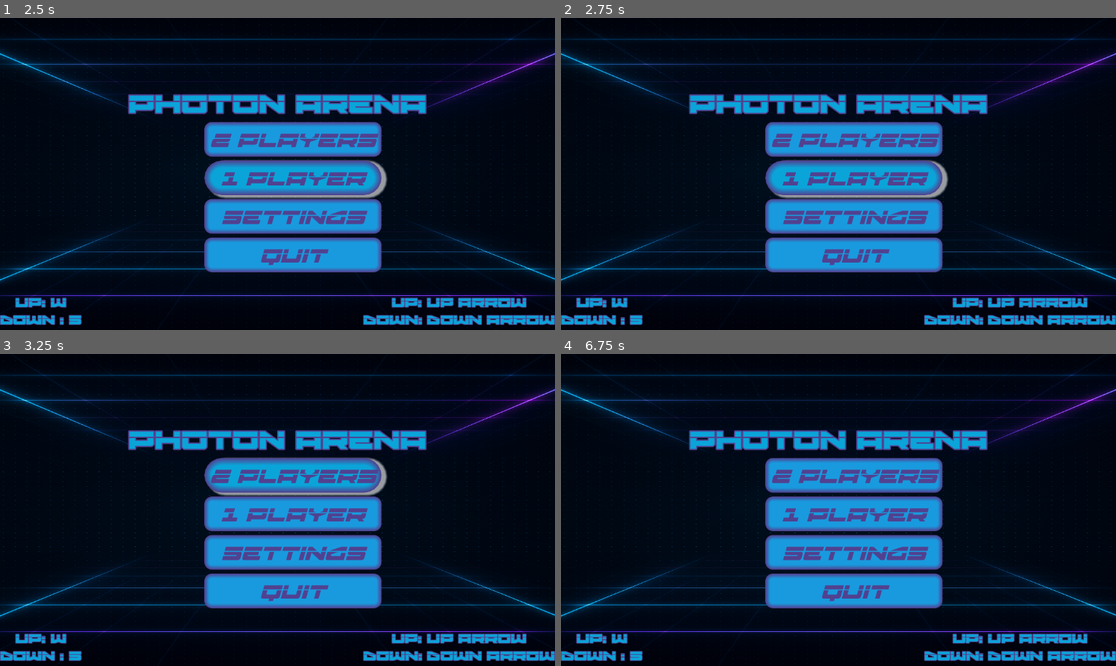
Above: before the commit, frames 1-4 (two rows, left to right).
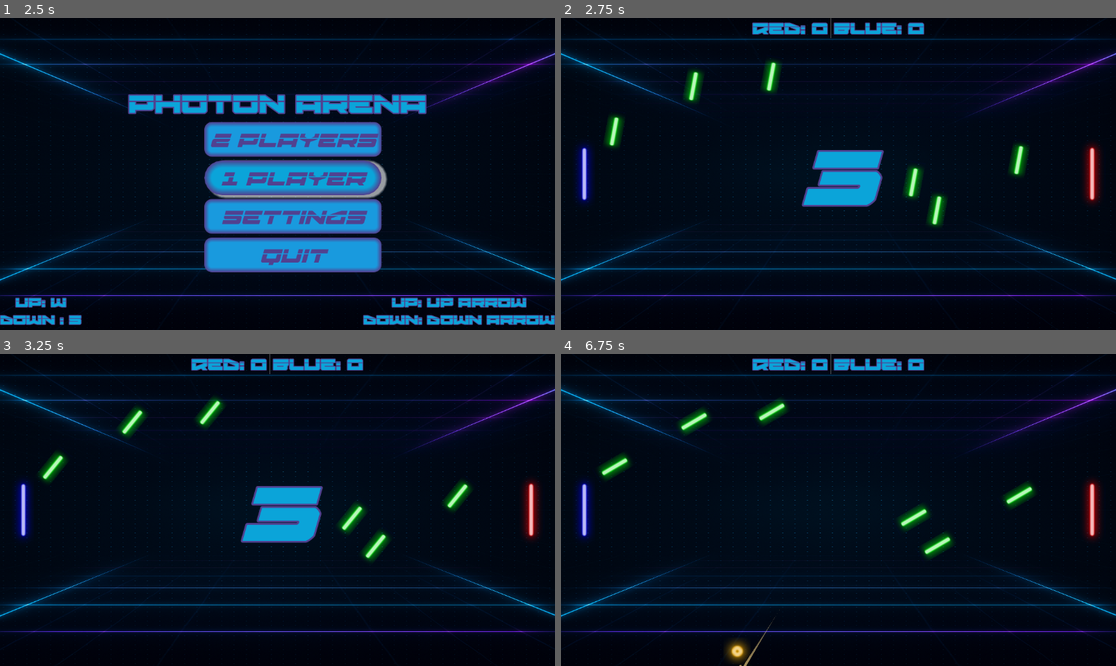
Above: after the commit, the same moments.

Repository: Nierro89/Photon-Arena
Game: Godot game, scene res://Scenes/main_menu.tscn
Same seed, same stepped clock (60 frames per second), same inputs: the game is played once before the commit and once after it.
Inputs (mouse positions are in pixels of both pictures, inside the frame that each line leads up to):
- Up to frame 1 (2.5 s): click "2 Players" at 0.5 s; click "1 Player" at 1.25 s; click "1 Player" at 2 s
- Up to frame 2 (2.75 s): no input
- Up to frame 3 (3.25 s): click (294, 475) at 2.75 s, where only the run before the commit has a clickable "2 Players"
- Up to frame 4 (6.75 s): click (855, 475) at 3.5 s, where only the run before the commit has a clickable "2 Players"; click (855, 513) at 4.25 s, where only the run before the commit has a clickable "1 Player"; click (855, 553) at 5 s, where only the run before the commit has a clickable "settings"; click (838, 563) at 5.75 s, where only the run before the commit has a clickable "return"; move the mouse to (960, 494) at 6.52 s

Frame 1 is identical in both runs. In frame 2, 23% of the frame differs, in the area x 0-100%, y 0-99%; in frame 3, 23%; in frame 4, 23%, in the area x 0-100%, y 0-100%.

Commit message:
Finished base single player option. Added basic AI tracking for CPU opponent.

Diff:
--- a/Scripts/main_menu.gd
+++ b/Scripts/main_menu.gd
@@ -17,8 +17,9 @@
 
 func start_game(mode: Global.GameMode):
 	AudioManager.fade_out(2.0)
+	Global.game_mode = mode
 	await get_tree().create_timer(2.0).timeout
-	get_tree().change_scene_to_file("res://Scene/main.tscn")
+	get_tree().change_scene_to_file("res://Scenes/main.tscn")
 
 
 func _on_quit_pressed():
--- a/Scripts/paddle.gd
+++ b/Scripts/paddle.gd
@@ -1,4 +1,5 @@
 extends CharacterBody2D
+@export var cpu_max_speed: float = 400.0
 
 #variables
 @export var PaddleID: int = 1
@@ -16,6 +17,9 @@
 
 #The process function runs every frame the game calls.
 func _process(_delta):
+	if PaddleID == 2 and Global.game_mode == Global.GameMode.SINGLE_PLAYER:
+		cpu_process(_delta)
+		return
 	if (Input.is_action_pressed("Up_" + str(PaddleID))):
 		global_position.y -= speed
 
@@ -27,3 +31,18 @@
 
 func reset():
 	global_position.y = get_viewport_rect().size.y / 2
+
+func cpu_process(delta: float):
+	var ball = get_tree().get_first_node_in_group("ball")
+	if ball == null:
+		return
+
+	var target_y: float
+	if ball.velocity.x > 0:
+		target_y = ball.global_position.y
+	else:
+		target_y = get_viewport_rect().size.y / 2.0
+
+	var diff = target_y - global_position.y
+	global_position.y += clamp(diff, -cpu_max_speed * delta, cpu_max_speed * delta)
+	global_position.y = clamp(global_position.y, 80, get_viewport_rect().size.y -80)
